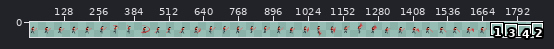
Two versions of one sprite sheet, assets/characters/drew.png. Above: a wide view before the commit, with the close-up outlined.
Close-up. Before the commit:
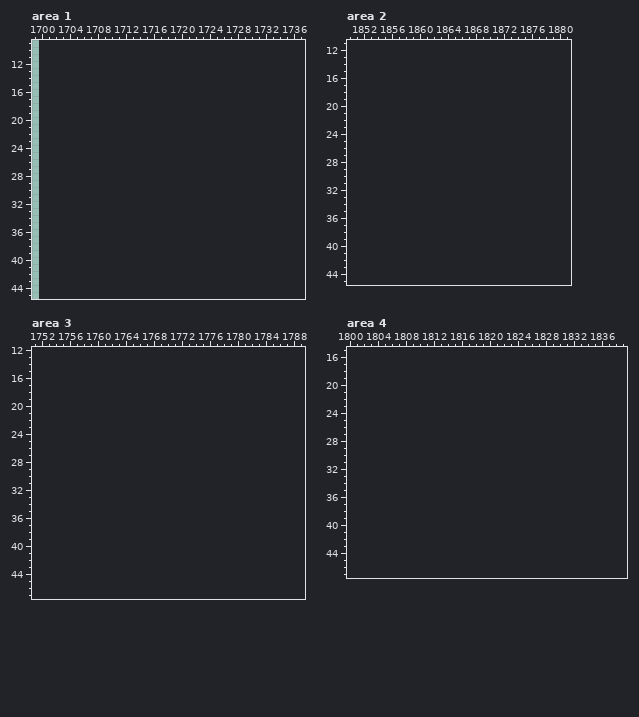
The file is 1700x58 pixels. Shown: area 1: x 1699..1737, y 9..45; area 2: x 1850..1881, y 11..45; area 3: x 1751..1789, y 12..47; area 4: x 1800..1839, y 15..47. The old version is drawn lined up with the new one, on the new canvas. The wide view leaves out empty margins.
Now the later version:
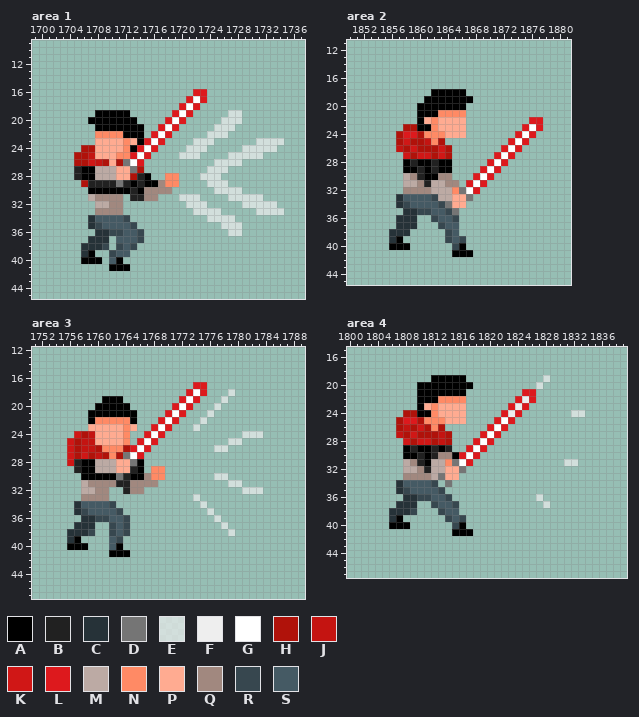
Palette (. is transparent): A #000000  B #212121  C #263238  D #757575  E #eeeeeeaf  F #eeeeee  G #ffffff  H #b0120a  J #c41411  K #d01716  L #dd191d  M #bcaaa4  N #ff8a65  P #ffab91  Q #a1887f  R #37474f  S #455a64
Difference:
canvas 1700x58 -> 1900x58
Changed rows in their new state; - is an unchanged pixel.
Area 1:
first column x 1705:
16 -----------------LL-----------
17 ----------------LGL-----------
18 ---------------LGL------------
19 ---AAAAA------LGL-----EE------
20 --AAAAAAA----LGL-----EEE------
21 ---AAAAAAA--LGL-----EEE-------
22 ---NNNNAAA-LGL-----EEE--------
23 ---PPPPNPALGL----EEE------EEEE
24 -HHPPPPNALGL----EEE-----EEEEE-
25 HHJPPPNNLGL----EEE----EEEEE---
26 HHKJHPHDGL----------EEEE------
27 BAAMMMPPDH---------EEE--------
28 BAAMMMPPHBA--NN---EEE---------
29 -HBBBBDBABAAQNN----EEE--------
30 --AAAAAABAQQQQ------EEEE------
31 --MQQQQ-BBQQ---EEE----EEEEE---
32 ---MMQQ---------EEE-----EEEEE-
33 ---QQQQ----------EEEE-----EEEE
34 --CSSSSR-----------EEEE-------
35 --CRSSSSR------------EEE------
36 ---CCRRSSR------------EE------
37 --CCC-SSSR--------------------
38 -CCCR-RSR---------------------
39 -CA--RSS----------------------
40 -AAA-SA-----------------------
41 -----AAA----------------------
Area 2:
first column x 1856:
18 ------AAAAA-----------
19 -----AAAAAAA----------
20 ----AAAAAAA-----------
21 ----AAANNNN-----------
22 ----APNPPPP---------LL
23 --HHAANPPPP--------LGL
24 -HLLHNNNPPP-------LGL-
25 -HKHHJNH---------LGL--
26 -JHKHHHKH-------LGL---
27 --KHKKHKH------LGL----
28 --ABAABAA-----LGL-----
29 --AABABAA----LGL------
30 --MQBAAQQ---LGL-------
31 --MMQBMMQQ-LGL--------
32 --QQQQMMMNDGL---------
33 -CSSSSRMMPPD----------
34 -CRSSSSRDPP-----------
35 --CCRRSSRD------------
36 -CCC--RSSR------------
37 -CCC---RSS------------
38 CCC-----RS------------
39 CA------RSR-----------
40 AAA------RA-----------
41 ---------AAA----------
Area 3:
first column x 1756:
17 ------------------LL--------
18 -----------------LGL---E----
19 -----AAA--------LGL---E-----
20 ----AAAAA------LGL---E------
21 ---AAAAAAA----LGL---E-------
22 ---ANNNNNA---LGL---E--------
23 ---PPPPPNP--LGL---E---------
24 -KHJPPPPN--LGL-----------EEE
25 KHJJPPPPN-LGL----------EE---
26 KHJJHNNNHLGL---------EE-----
27 KHKHJHNHDGL-----------------
28 KBAAMMMPPDA-----------------
29 -BAAMMMPPBA-NN--------------
30 --AAAAADBAAQNN-------EE-----
31 --MQQQQBBQQQQ----------EE---
32 --MMQQ--BQQ--------------EEE
33 --QQQQ------------E---------
34 -CSSSSR------------E--------
35 -CRSSSSR------------E-------
36 --CCRRSSR------------E------
37 -CCC--RSR-------------E-----
38 CCCR--RSR--------------E----
39 CA----SR--------------------
40 AAA---SA--------------------
41 ------AAA-------------------
Area 4:
first column x 1806:
19 ------AAAAA-----------E-----
20 ----AAAAAAAA---------E------
21 ----AAAAAAA--------LL-------
22 ----AAANNNN-------LFL-------
23 ----APNPPPP------LFL--------
24 --HHAANPPPP-----LFL-------EE
25 -HLLHNNNPPP----LGL----------
26 -HJHKHNH------LGL-----------
27 -JHKHHHJH----LGL------------
28 --KHKKHJH---LGL-------------
29 --ABAABAB--LGL--------------
30 --AABABQQALGL---------------
31 --MQBAMMNDGL-------------EE-
32 --MMQBMMPPD-----------------
33 --QQQQMDPP------------------
34 -CSSSSR-D-------------------
35 -CRSSSSR--------------------
36 --CCRRSSR------------E------
37 -CCC--RSSR------------E-----
38 CCCR---RSS------------------
39 CA------RSR-----------------
40 AAA------RA-----------------
41 ---------AAA----------------
Boxes around the changes in both close-ups, in picture pixels (x1, y1, x2, y2):
added: (74, 89, 284, 271)
added: (389, 89, 543, 257)
added: (67, 382, 263, 557)
added: (389, 375, 550, 536)
added: (571, 410, 585, 417)
added: (564, 459, 578, 466)
